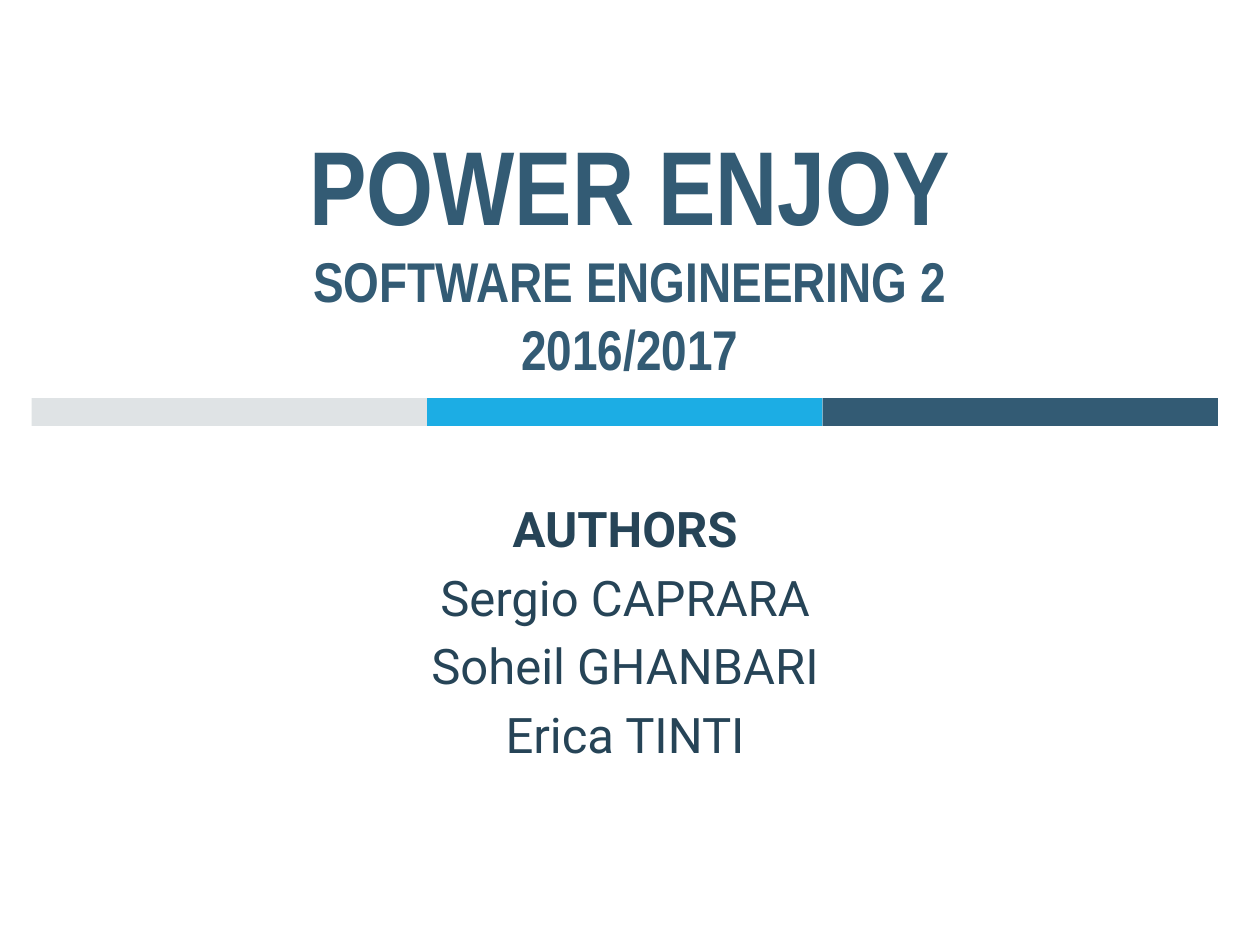
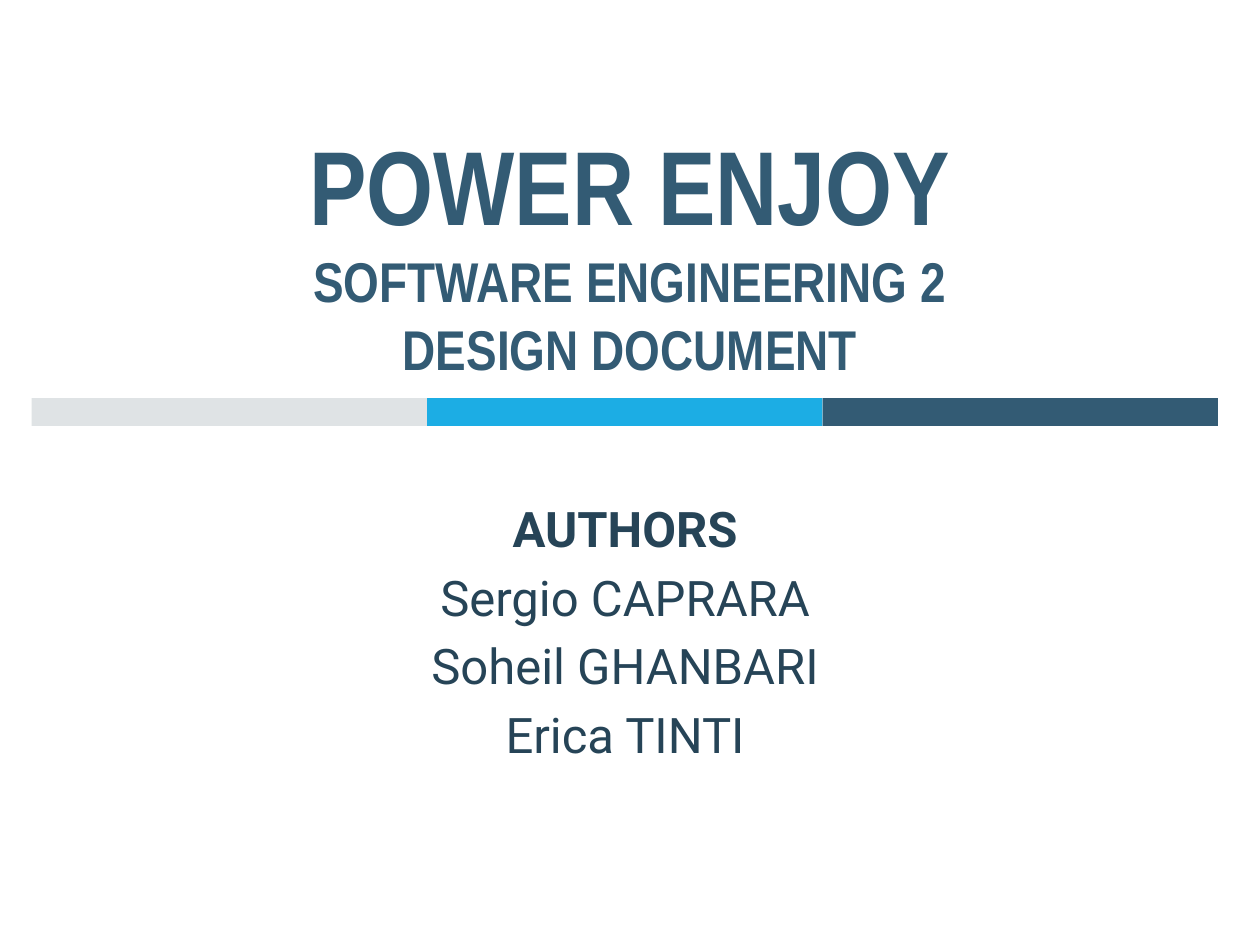
Before and after one commit to sergioCap/SE2project, a slide deck: slide 1 of 2_DesignDocument/presentation/SE2_DD_slides_SergioSoheilErica.pptx. Drawn at 1260x945 pixels with LibreOffice and Linux fonts; fonts in the diff are those of the drawing. Boxes give left, top, right and bottom in pixels: in the first picture for what was removed or moved away, otherwise in the second. Text is boxed around its words. In the diff, an @@ line names an element or a change of style, - is before the commit and + after.

```diff
--- a/2_DesignDocument/presentation/SE2_DD_slides_SergioSoheilErica.pptx
+++ b/2_DesignDocument/presentation/SE2_DD_slides_SergioSoheilErica.pptx
@@ title at [309, 151, 950, 371]: text changed @@
-POWER ENJOY
-SOFTWARE ENGINEERING 2
-2016/2017
+POWER ENJOY
+SOFTWARE ENGINEERING 2
+DESIGN DOCUMENT
```
Also in this commit, not shown: 1 other slide changed, 3 slides added, 1 slide removed.
